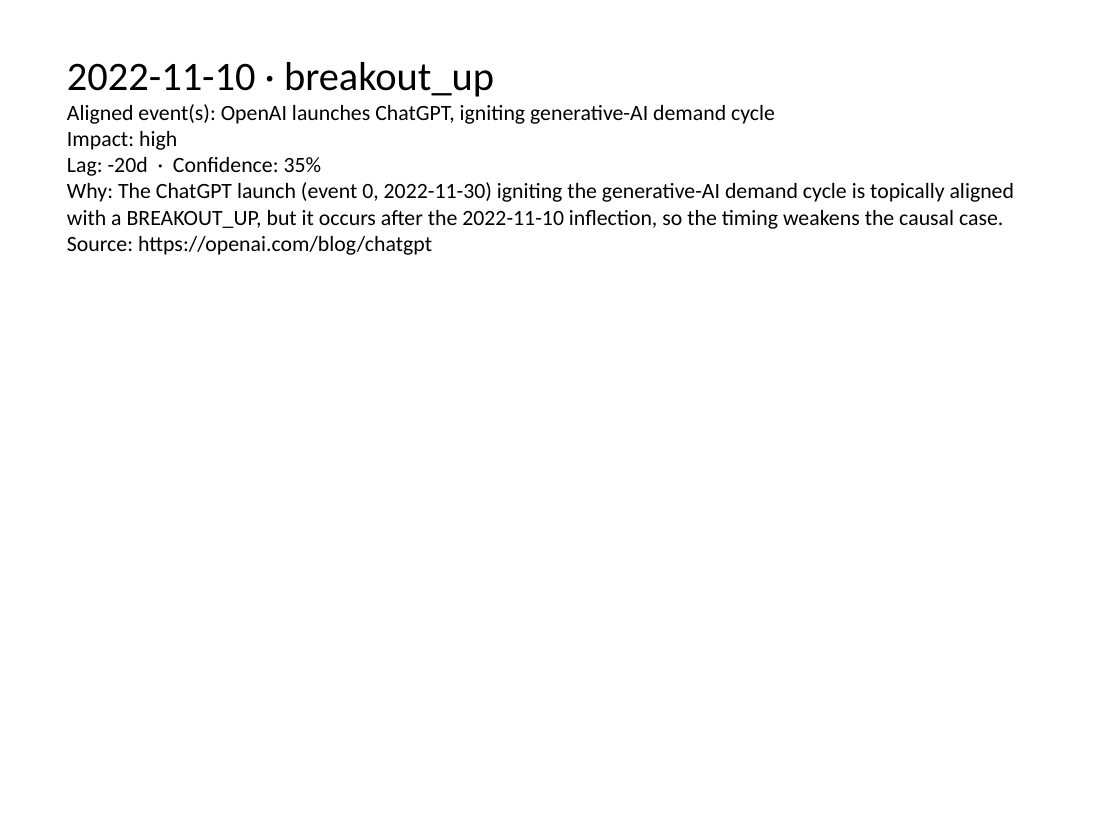
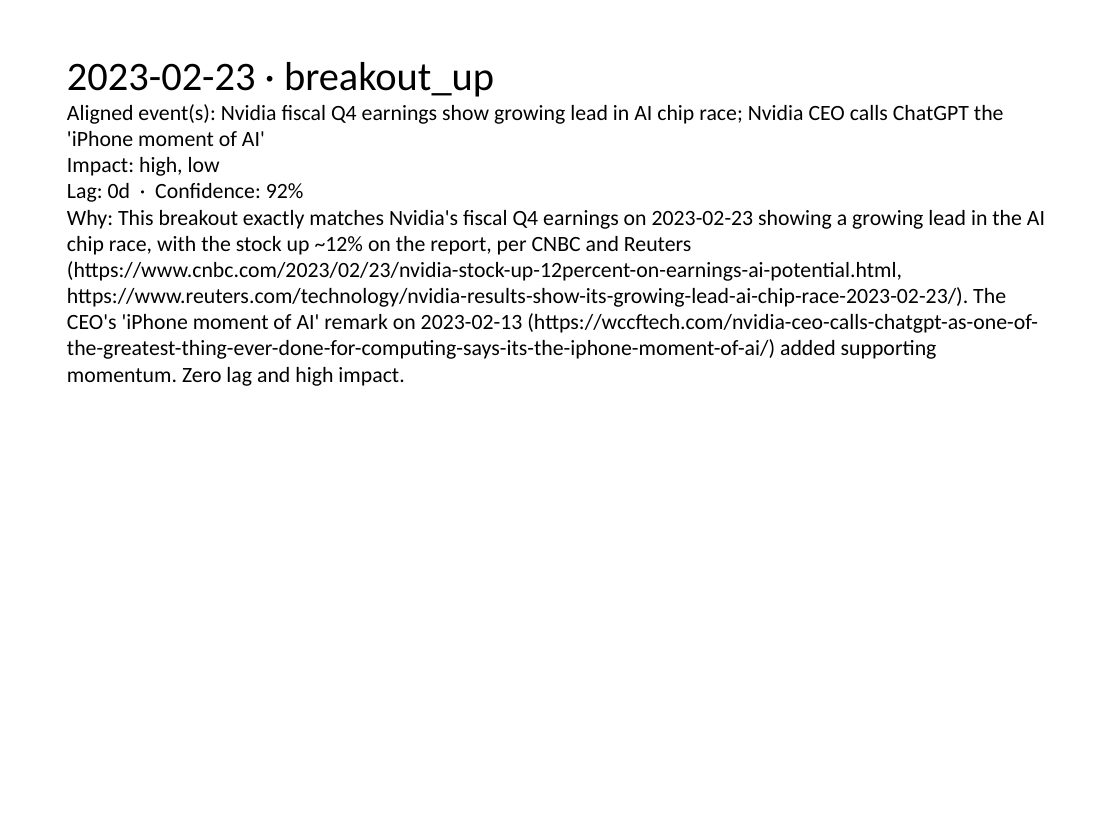
Before and after one commit to damonleelcx/realtime-agent-visualize, a slide deck: slide 6 of samples/NVDA_analysis.pptx. Drawn at 1120x840 pixels with LibreOffice and Linux fonts; fonts in the diff are those of the drawing. Boxes give left, top, right and bottom in pixels: in the first picture for what was removed or moved away, otherwise in the second. Text is boxed around its words. In the diff, an @@ line names an element or a change of style, - is before the commit and + after.

```diff
--- a/samples/NVDA_analysis.pptx
+++ b/samples/NVDA_analysis.pptx
@@ text at bbox=[67, 62, 1045, 386]: text changed @@
-2022-11-10 · breakout_up
-Aligned event(s): OpenAI launches ChatGPT, igniting generative-AI demand cycle
-Impact: high
-Lag: -20d · Confidence: 35%
-Why: The ChatGPT launch (event 0, 2022-11-30) igniting the generative-AI demand cycle is topically aligned with a BREAKOUT_UP, but it occurs after the 2022-11-10 inflection, so the timing weakens the causal case. Source: https://openai.com/blog/chatgpt
+2023-02-23 · breakout_up
+Aligned event(s): Nvidia fiscal Q4 earnings show growing lead in AI chip race; Nvidia CEO calls ChatGPT the 'iPhone moment of AI'
+Impact: high, low
+Lag: 0d · Confidence: 92%
+Why: This breakout exactly matches Nvidia's fiscal Q4 earnings on 2023-02-23 showing a growing lead in the AI chip race, with the stock up ~12% on the report, per CNBC and Reuters (https://www.cnbc.com/2023/02/23/nvidia-stock-up-12percent-on-earnings-ai-potential.html, https://www.reuters.com/technology/nvidia-results-show-its-growing-lead-ai-chip-race-2023-02-23/). The CEO's 'iPhone moment of AI' remark on 2023-02-13 (https://wccftech.com/nvidia-ceo-calls-chatgpt-as-one-of-the-greatest-thing-ever-done-for-computing-says-its-the-iphone-moment-of-ai/) added supporting momentum. Zero lag and high impact.
```
Also in this commit, not shown: 4 other slides changed, 14 other files.
